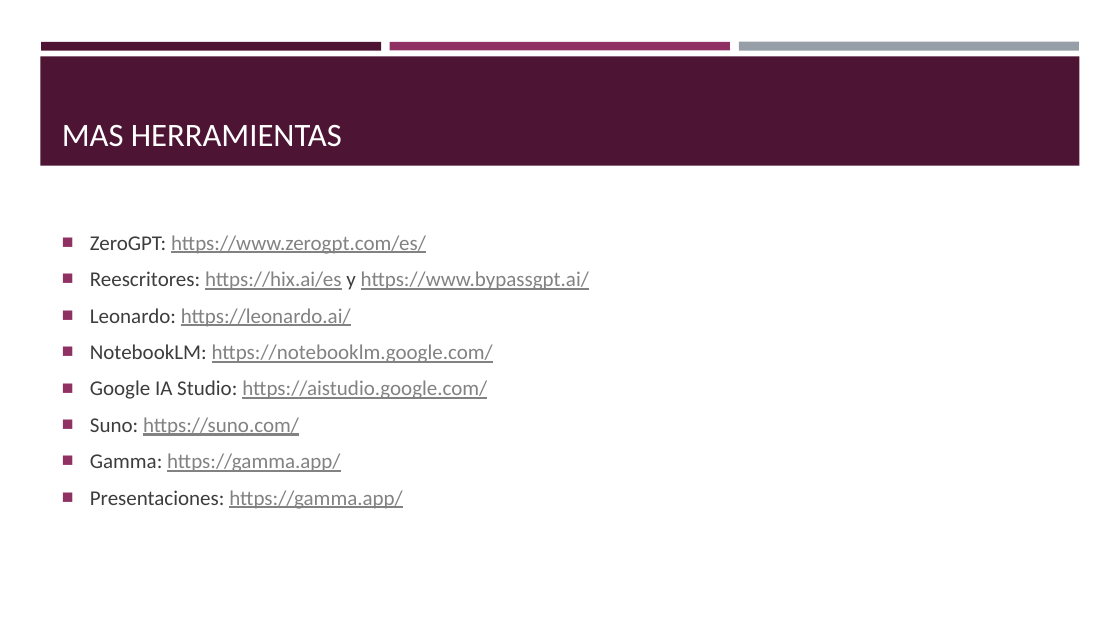
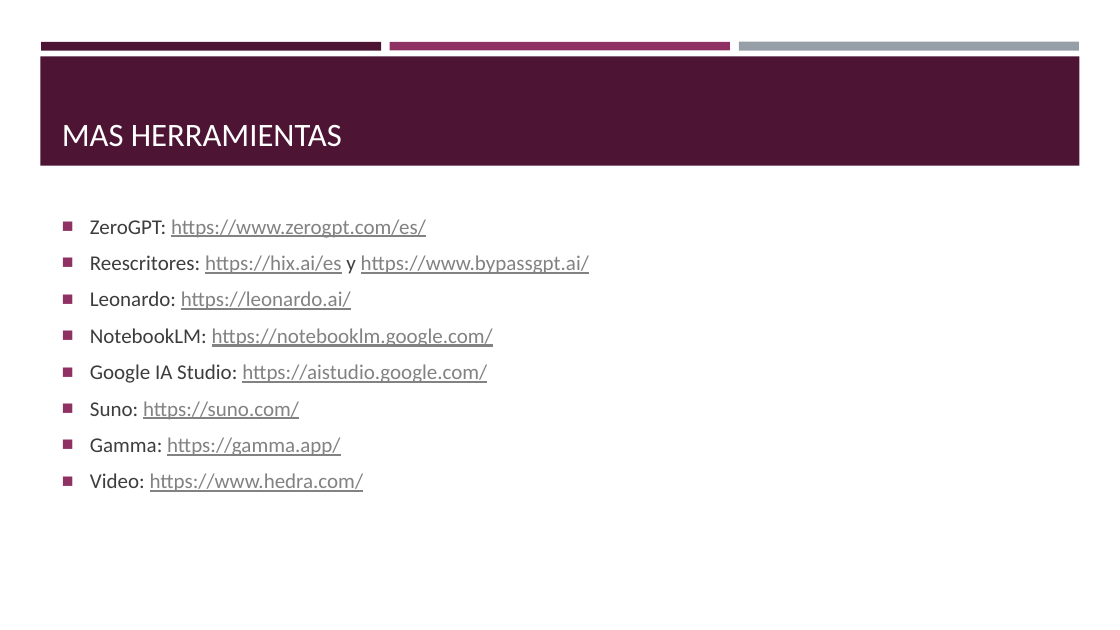
Before and after one commit to jmchema/curso_chatgpt, a slide deck: slide 28 of Introducción a chatgpt.pptx (slide 27 before the commit). Drawn at 1120x630 pixels with LibreOffice and Linux fonts; fonts in the diff are those of the drawing. Boxes give left, top, right and bottom in pixels: in the first picture for what was removed or moved away, otherwise in the second. Text is boxed around its words. In the diff, an @@ line names an element or a change of style, - is before the commit and + after.

```diff
--- a/Introducción a chatgpt.pptx
+++ b/Introducción a chatgpt.pptx
@@ text at [90, 473, 364, 492]: text changed @@
-■ Presentaciones: https://gamma.app/
+■ Video: https://www.hedra.com/
```
Also in this commit, not shown: 1 slide added, 2 other files.
